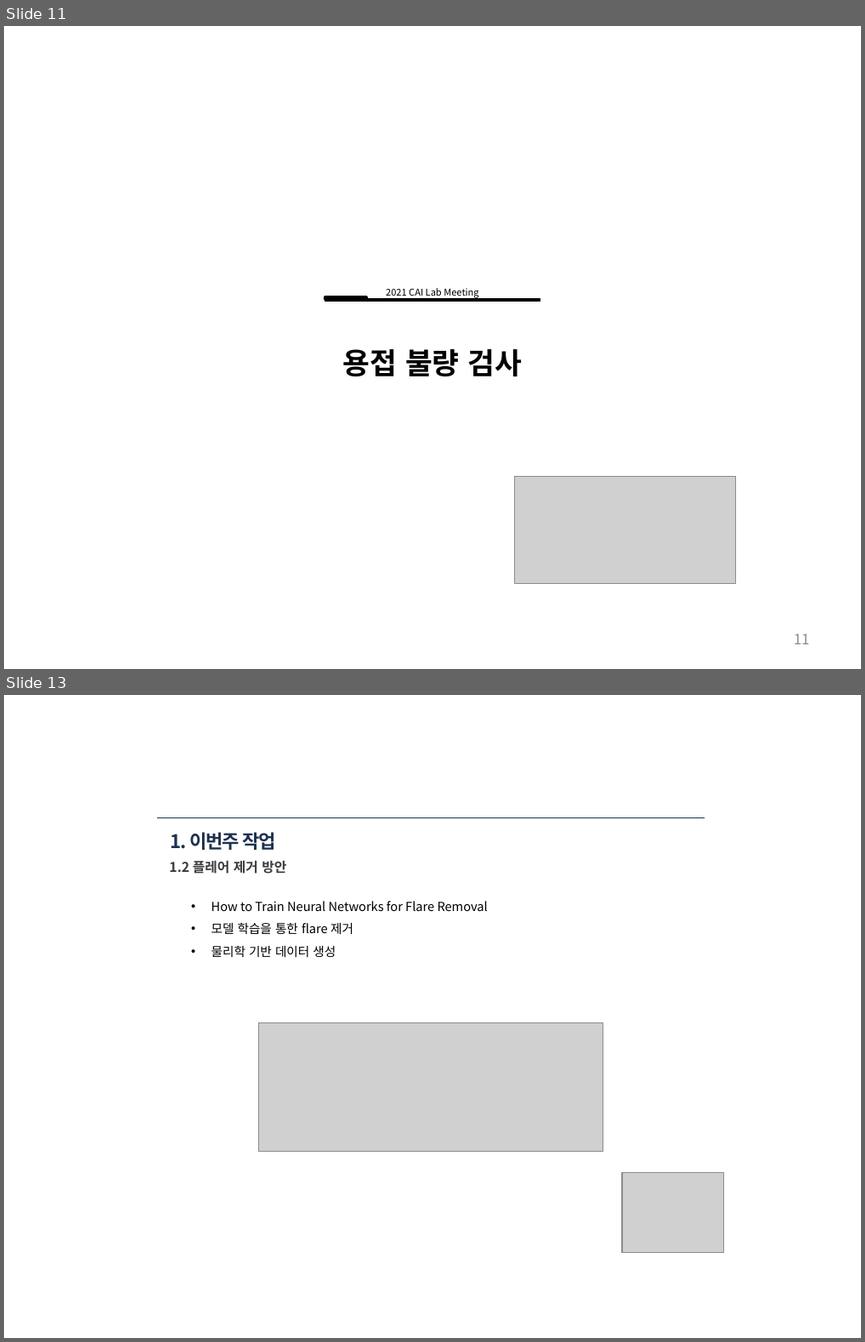
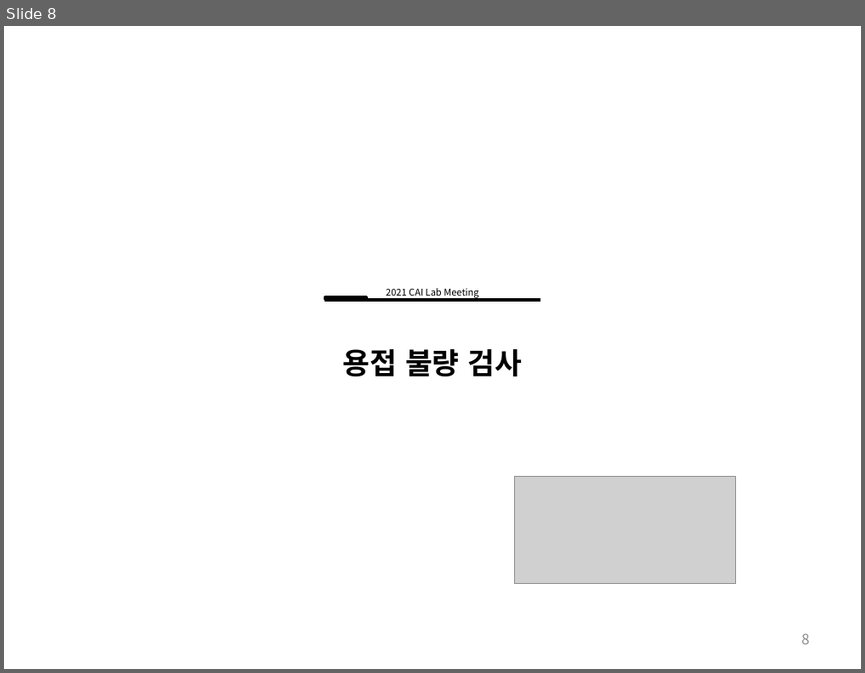
Before and after one commit to ssh6189/2022.01.15, a slide deck: 2022년 1월 15일 용접자동화로봇.pptx. Shown one above the other, each under a label of ours: slides 11 and 13 before the commit, slide 8 after it; the slides between them are not shown. The pictures are 865x1342 and 865x673 pixels, drawn with LibreOffice and Linux fonts; fonts in the diff are those of the drawing; grey boxes stand for pictures. Boxes give left, top, right and bottom in pixels: in the first picture for what was removed or moved away, otherwise in the second. Text is boxed around its words. In the diff, an @@ line names an element or a change of style, - is before the commit and + after.

```diff
--- a/2022년 1월 15일 용접자동화로봇.pptx
+++ b/2022년 1월 15일 용접자동화로봇.pptx
@@ slide 13 removed at (x1=4, y1=695, x2=861, y2=1338), background #FFFFFF @@
@@ line removed from (157, 817) to (704, 817) @@
@@ title removed at (x1=170, y1=832, x2=275, y2=850) @@
-1. 이번주 작업
@@ text removed at (x1=169, y1=860, x2=286, y2=873) @@
-1.2 플레어 제거 방안
@@ text removed at (x1=211, y1=901, x2=488, y2=957) @@
-• How to Train Neural Networks for Flare Removal
-• 모델 학습을 통한 flare 제거
-• 물리학 기반 데이터 생성
@@ picture removed at (x1=258, y1=1022, x2=603, y2=1151) @@
@@ picture removed at (x1=622, y1=1172, x2=723, y2=1253) @@
@@ what was slide 11 is now slide 8 @@
@@ page number at (x1=801, y1=633, x2=809, y2=644): text changed @@
-11
+8
```
Also in this commit, not shown: 4 slides changed, 4 slides added, 10 other slides removed, 1 other file.
